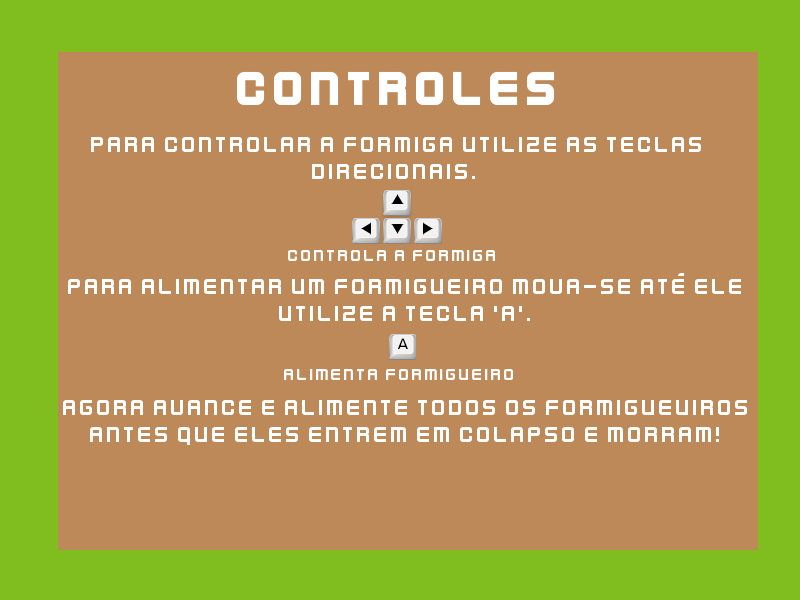
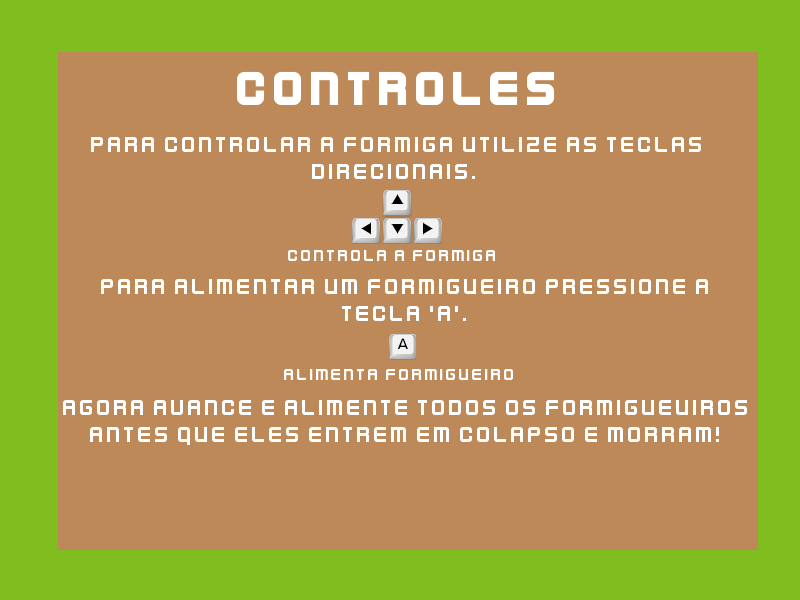
Comparing the layer stacks of the two 800 x 600 images. Changes:
painted on "para alimentar um formigueiro ..." over (68, 273, 741, 321)
